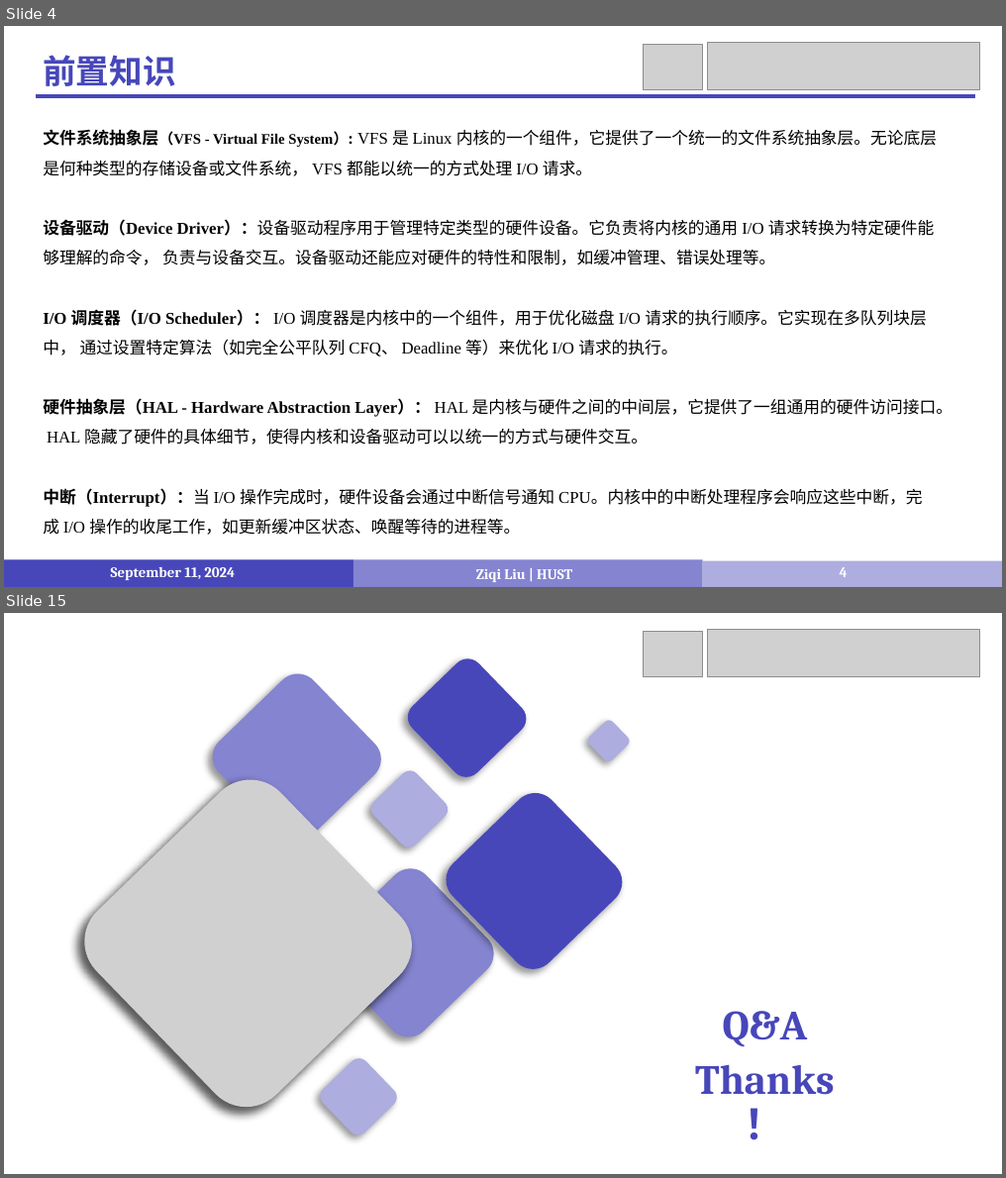
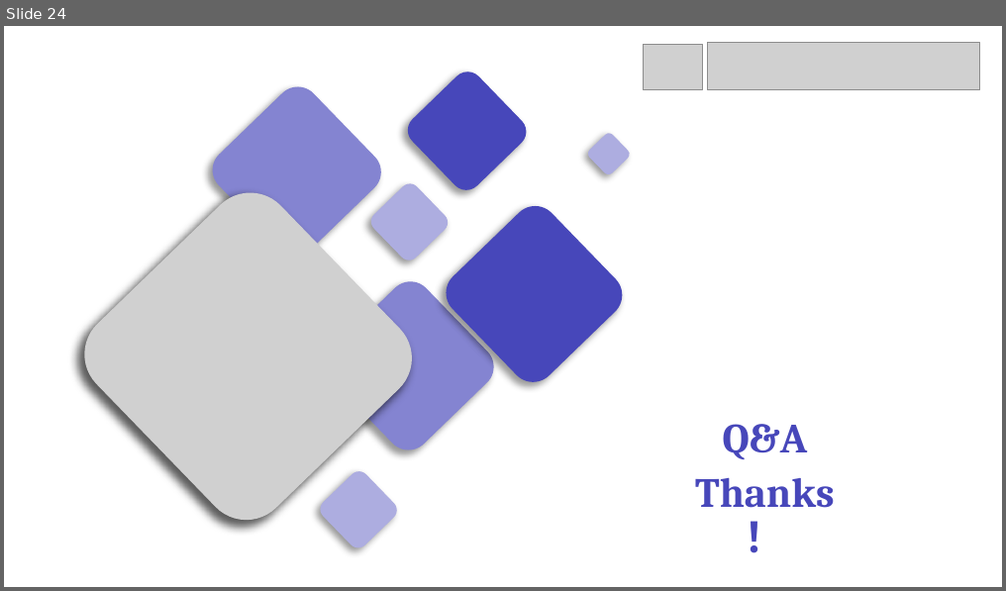
Before and after one commit to LiuziqiOvO/md, a slide deck: 4_Paper/报告/12_OmniCache.pptx. Shown one above the other, each under a label of ours: slides 4 and 15 before the commit, slide 24 after it; the slides between them are not shown. The pictures are 1006x1178 and 1006x591 pixels, drawn with LibreOffice and Linux fonts; fonts in the diff are those of the drawing; grey boxes stand for pictures. Boxes give left, top, right and bottom in pixels: in the first picture for what was removed or moved away, otherwise in the second. Text is boxed around its words. In the diff, an @@ line names an element or a change of style, - is before the commit and + after.

```diff
--- a/4_Paper/报告/12_OmniCache.pptx
+++ b/4_Paper/报告/12_OmniCache.pptx
@@ slide 4 removed at (4,26,1002,587), background #FFFFFF @@
@@ text removed at (43,55,175,86) @@
-前置知识
@@ picture removed at (643,44,703,89) @@
@@ picture removed at (708,43,979,89) @@
@@ line removed from (36, 96) to (976, 96) @@
@@ text removed at (43,129,952,535) @@
-文件系统抽象层（VFS - Virtual File System）: VFS 是 Linux 内核的一个组件，它提供了一个统一的文件系统抽象层。无论底层是何种类型的存储设备或文件系统， VFS 都能以统一的方式处理 I/O 请求。
-设备驱动（Device Driver）：设备驱动程序用于管理特定类型的硬件设备。它负责将内核的通用 I/O 请求转换为特定硬件能够理解的命令， 负责与设备交互。设备驱动还能应对硬件的特性和限制，如缓冲管理、错误处理等。
-I/O 调度器（I/O Scheduler）： I/O 调度器是内核中的一个组件，用于优化磁盘 I/O 请求的执行顺序。它实现在多队列块层中， 通过设置特定算法（如完全公平队列 CFQ、 Deadline 等）来优化 I/O 请求的执行。
-硬件抽象层（HAL - Hardware Abstraction Layer）： HAL 是内核与硬件之间的中间层，它提供了一组通用的硬件访问接口。 HAL 隐藏了硬件的具体细节，使得内核和设备驱动可以以统一的方式与硬件交互。
-中断（Interrupt）：当 I/O 操作完成时，硬件设备会通过中断信号通知 CPU。内核中的中断处理程序会响应这些中断，完成 I/O 操作的收尾工作，如更新缓冲区状态、唤醒等待的进程等。
@@ rectangle removed at (4,560,353,587) @@
@@ rectangle removed at (353,560,703,587) @@
@@ text removed at (111,568,235,580) @@
-September 11, 2024
@@ text removed at (476,570,572,582) @@
-Ziqi Liu | HUST
@@ rectangle removed at (703,562,1002,587) @@
@@ page number removed at (840,568,847,577) @@
-4
@@ what was slide 15 is now slide 24 @@
```
Also in this commit, not shown: 8 slides changed, 15 slides added, 5 other slides removed, 5 other files.
